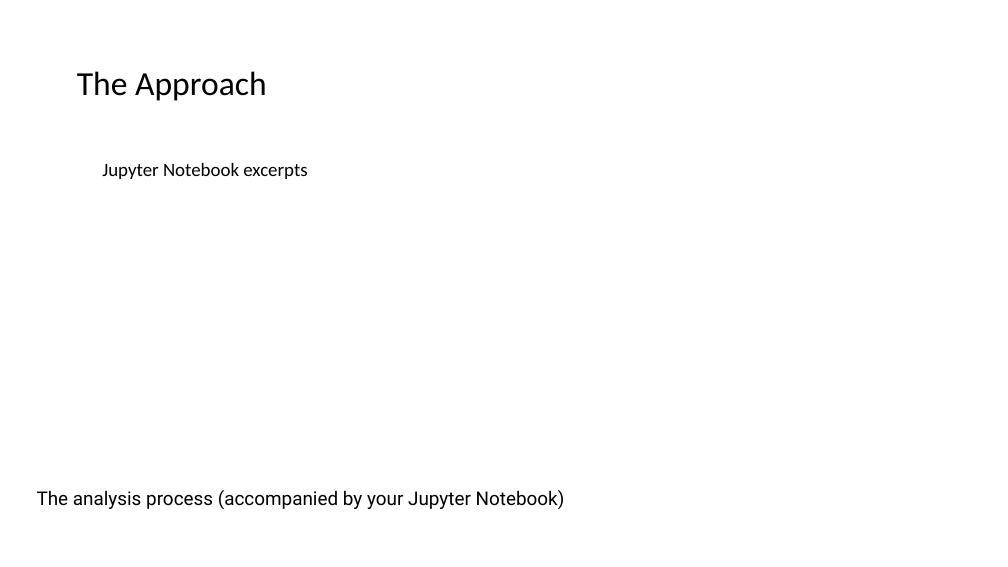
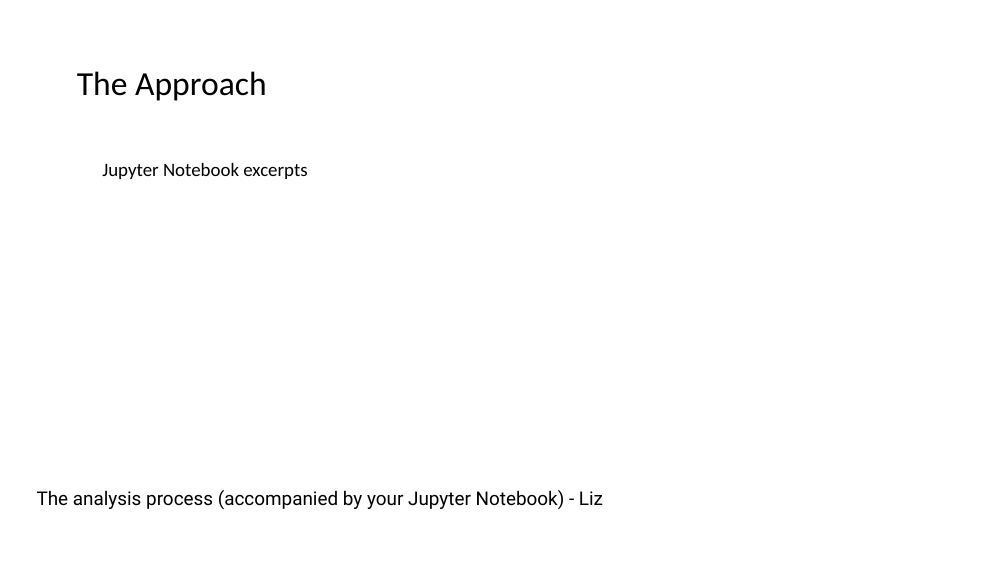
Before and after one commit to saronraut/Human-Trafficking-Awareness, a slide deck: slide 5 of Human Trafficking.pptx. Drawn at 1008x567 pixels with LibreOffice and Linux fonts; fonts in the diff are those of the drawing; background and template pictures are left out. Boxes give left, top, right and bottom in pixels: in the first picture for what was removed or moved away, otherwise in the second. Text is boxed around its words. In the diff, an @@ line names an element or a change of style, - is before the commit and + after.

```diff
--- a/Human Trafficking.pptx
+++ b/Human Trafficking.pptx
@@ text at (37,490,603,509): text changed @@
-The analysis process (accompanied by your Jupyter Notebook)
+The analysis process (accompanied by your Jupyter Notebook) - Liz
```
Also in this commit, not shown: 6 other slides changed, 9 other files.
